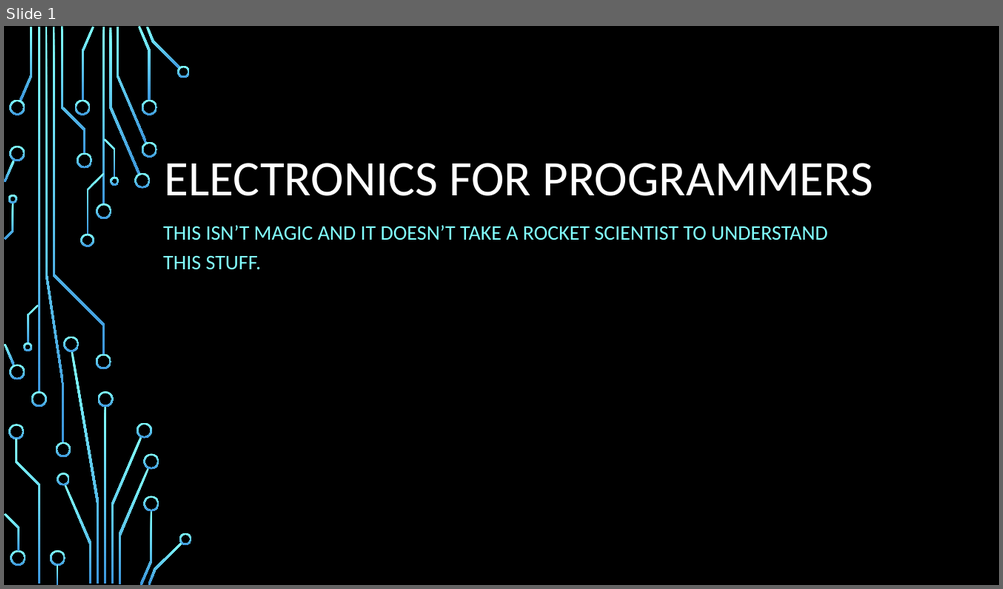
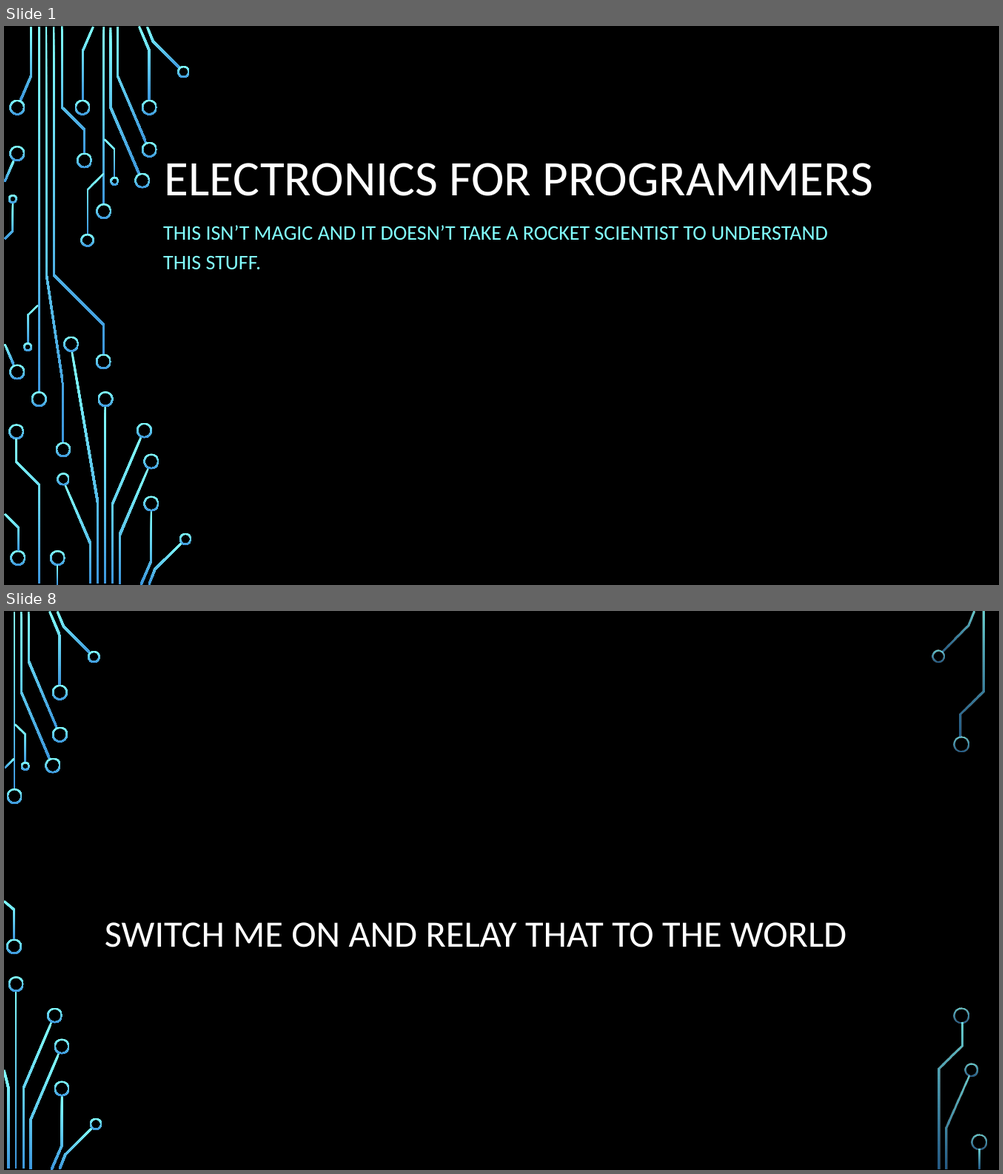
Before and after one commit to pulcher/electronics-for-programmers, a slide deck: e4p-presentation.pptx. Shown one above the other, each under a label of ours: slide 1 before the commit, slides 1 and 8 after it; the slides between them are not shown. The pictures are 1003x589 and 1003x1174 pixels, drawn with LibreOffice and Linux fonts; fonts in the diff are those of the drawing; background and template pictures are left out. Boxes give left, top, right and bottom in pixels: in the first picture for what was removed or moved away, otherwise in the second. Text is boxed around its words. In the diff, an @@ line names an element or a change of style, - is before the commit and + after.

```diff
--- a/e4p-presentation.pptx
+++ b/e4p-presentation.pptx
@@ slide 8 added at (x1=4, y1=611, x2=999, y2=1170), background picture (left out) @@
@@ title added at (x1=105, y1=923, x2=846, y2=948), 36 pt, text #FFFFFF @@
+SWITCH ME ON AND RELAY THAT TO THE WORLD
@@ group added at (x1=4, y1=611, x2=987, y2=1170): 33 freeform shapes, 3 rectangles @@
```
Also in this commit, not shown: 1 slide changed, 11 other slides added, 1 slide removed, 1 other file.
